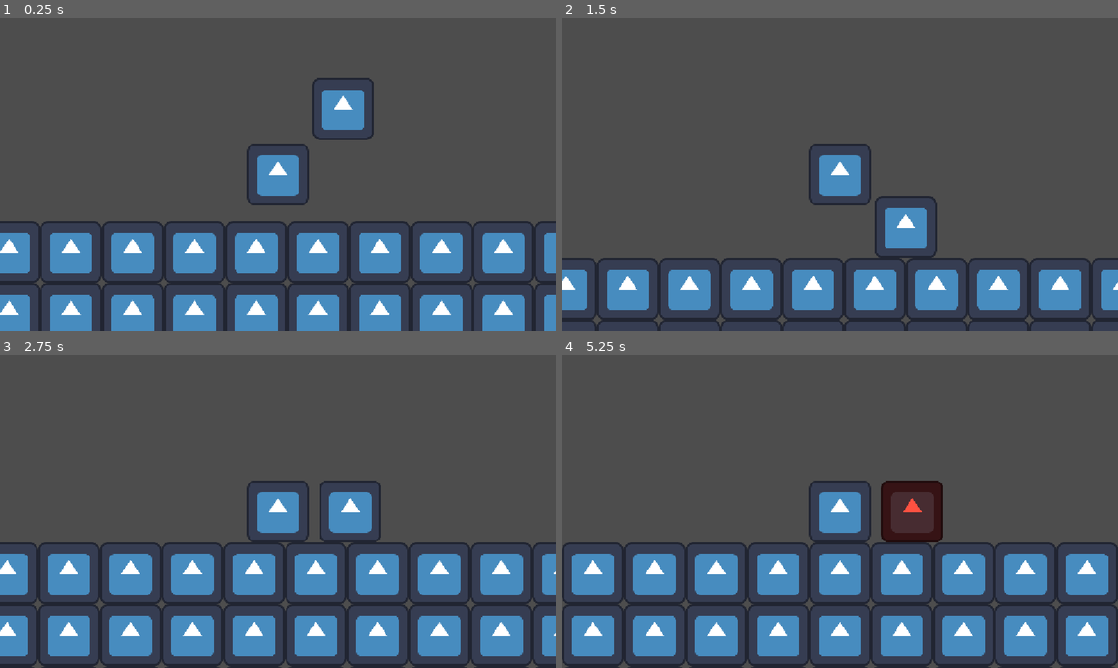
Above: before the commit, frames 1-4 (two rows, left to right).
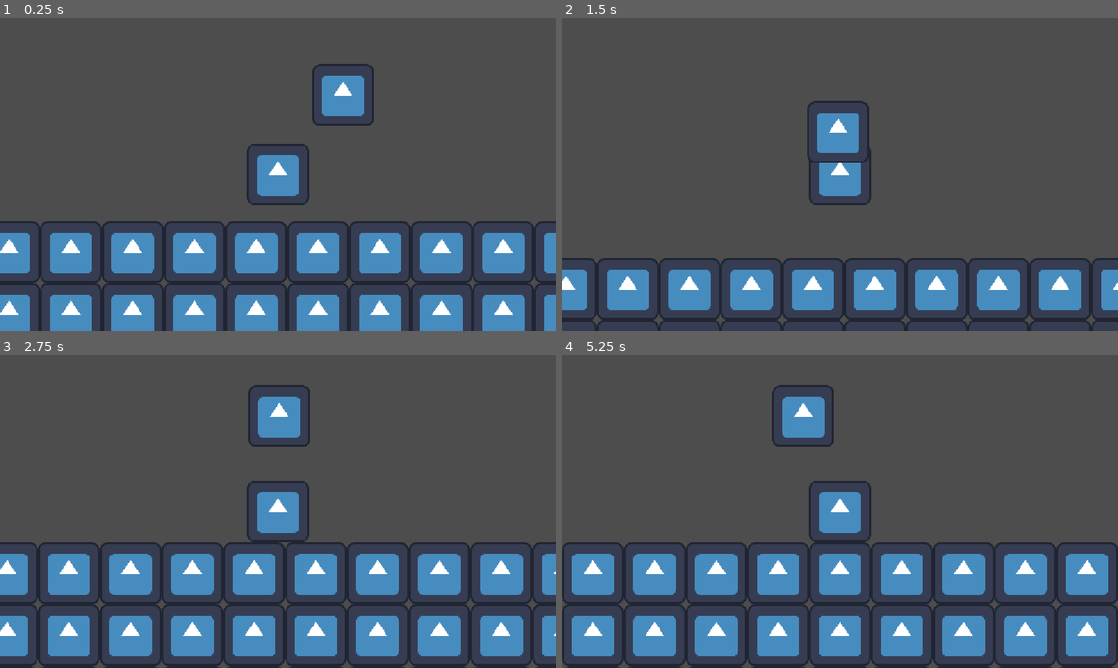
Above: after the commit, the same moments.

Repository: YiepFox/mmj-finale-game
Game: Godot game, scene res://Scenes/Parasite/node_2d.tscn
The game is run twice, just before and just after one commit, with the same random seed, the same clock (stepped at 60 frames per second) and the same inputs. The project has no main scene, so this scene is started directly. The engine's default icon, where the game draws it, is replaced by a stand-in: a white triangle on a blue panel in a dark square.
Inputs (mouse positions are in pixels of both pictures, inside the frame that each line leads up to):
- Up to frame 1 (0.25 s): no input
- Up to frame 2 (1.5 s): move the mouse to (962, 158) at 0.52 s; hold D (move_right) from 0.53 s (still down); click (962, 158) at 0.6 s; tap Space (jump) at 0.77 s; move the mouse to (728, 190) at 1.27 s; tap X (interact) at 1.35 s
- Up to frame 3 (2.75 s): tap Space (jump) at 1.52 s; move the mouse to (333, 442) at 2.02 s; release D (move_right) at 2.03 s; hold A (move_left) from 2.03 s (still down); click (333, 442) at 2.1 s
- Up to frame 4 (5.25 s): move the mouse to (812, 574) at 2.77 s; release A (move_left) at 2.78 s; hold D (move_right) 2.78-4.28 s; tap X (interact) at 2.85, 4.35 s; tap Space (jump) at 3.02, 3.77, 4.52 s; move the mouse to (1006, 558) at 3.52 s; click (1006, 558) at 3.6 s; move the mouse to (673, 464) at 4.27 s; hold A (move_left) 4.28-5.03 s; move the mouse to (867, 511) at 5.02 s; hold D (move_right) from 5.03 s (still down); click (867, 511) at 5.1 s

The runs differ from the first frame. In frame 1, 1.1% of the frame differs, in the area x 56-68%, y 14-39%; in frame 2, 2.6%; in frame 3, 2.5%; in frame 4, 3.4%, in the area x 37-69%, y 9-60%.

Commit message:
the corrected version

Diff:
--- a/Scenes/enemy/prototype_emeny.gd
+++ b/Scenes/enemy/prototype_emeny.gd
@@ -14,18 +14,21 @@
 
 func _physics_process(delta: float) -> void:
 
-	if not is_on_floor():
-		velocity += get_gravity() * delta
+	"""if not is_on_floor():
+		velocity += get_gravity() * delta"""
 
 	if _life <= 0:
 		queue_free()
 
-	if _is_pushing and not velocity <= Vector2.from_angle(push_angle):
+	if _is_pushing and (wrap(rad_to_deg(velocity.angle()), 0, 360) <= wrap(rad_to_deg(push_angle) + 180, 0, 360) + 5
+		and wrap(rad_to_deg(velocity.angle()), 0, 360) >= wrap(rad_to_deg(push_angle) + 180, 0, 360) - 5):
+
 		velocity += Vector2.from_angle(push_angle) * delta * 300
+
 	else:
 		if _is_pushing:
 			velocity = Vector2.ZERO
-		_is_pushing = false
+			_is_pushing = false
 
 	move_and_slide()
 
